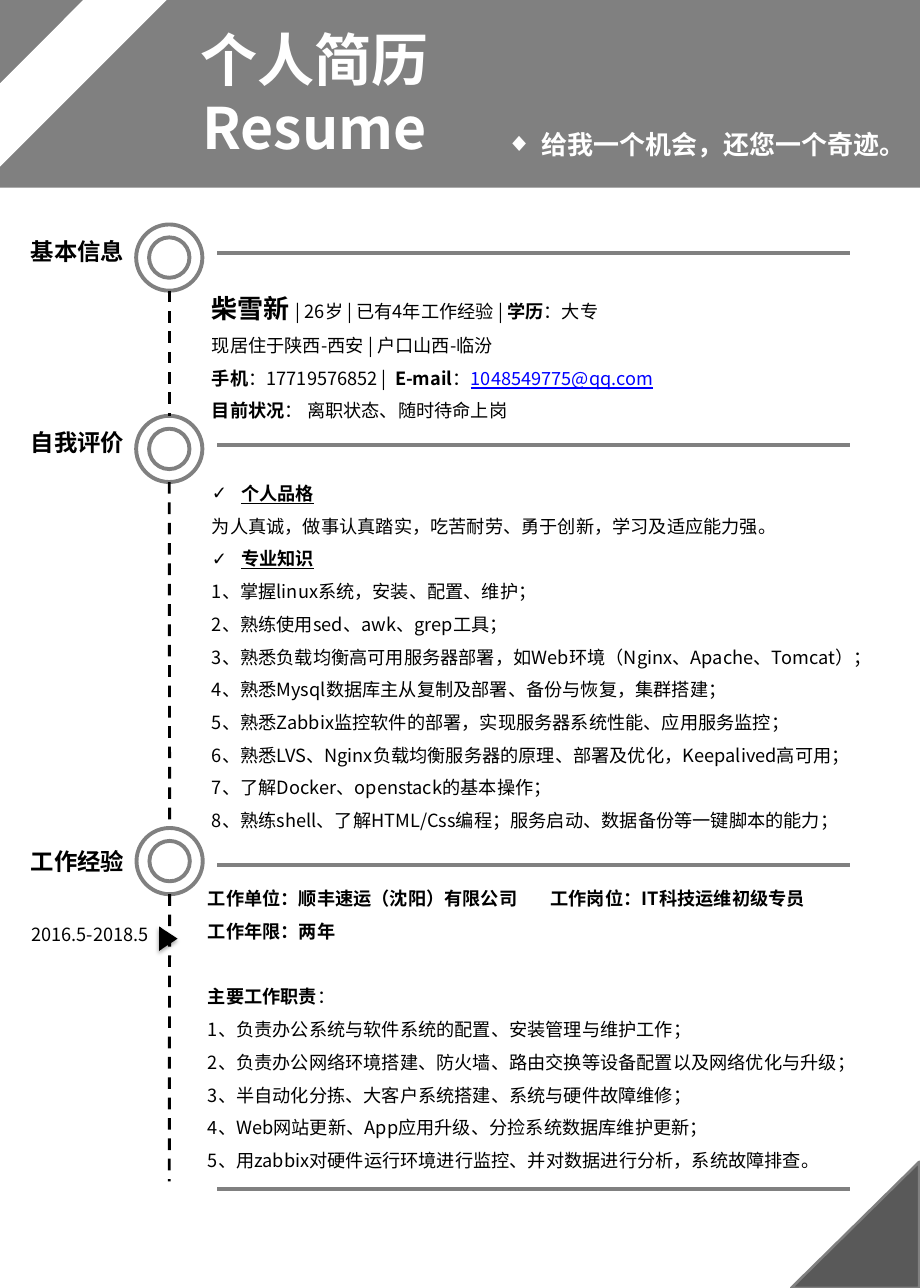
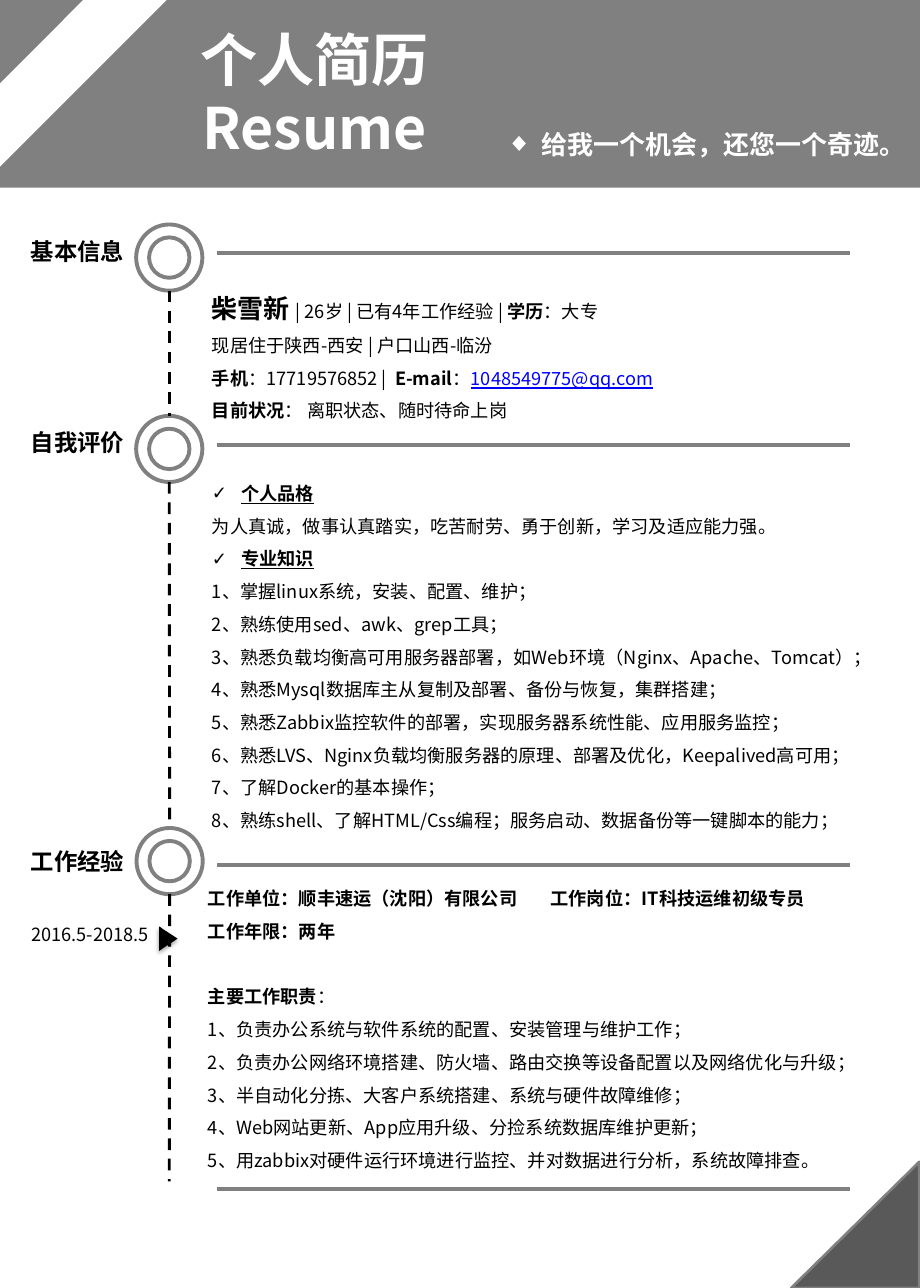
Before and after one commit to FirewoodBloody/Linux, a slide deck: slide 2 of 柴雪新的个人简历-0630.pptx. Drawn at 920x1288 pixels with LibreOffice and Linux fonts; fonts in the diff are those of the drawing. Boxes give left, top, right and bottom in pixels: in the first picture for what was removed or moved away, otherwise in the second. Text is boxed around its words. In the diff, an @@ line names an element or a change of style, - is before the commit and + after.

```diff
--- a/柴雪新的个人简历-0630.pptx
+++ b/柴雪新的个人简历-0630.pptx
@@ text at (x1=212, y1=778, x2=446, y2=797): text changed @@
-7、了解Docker、openstack的基本操作；
+7、了解Docker的基本操作；
```
Also in this commit, not shown: 1 other slide changed, 2 other files.
